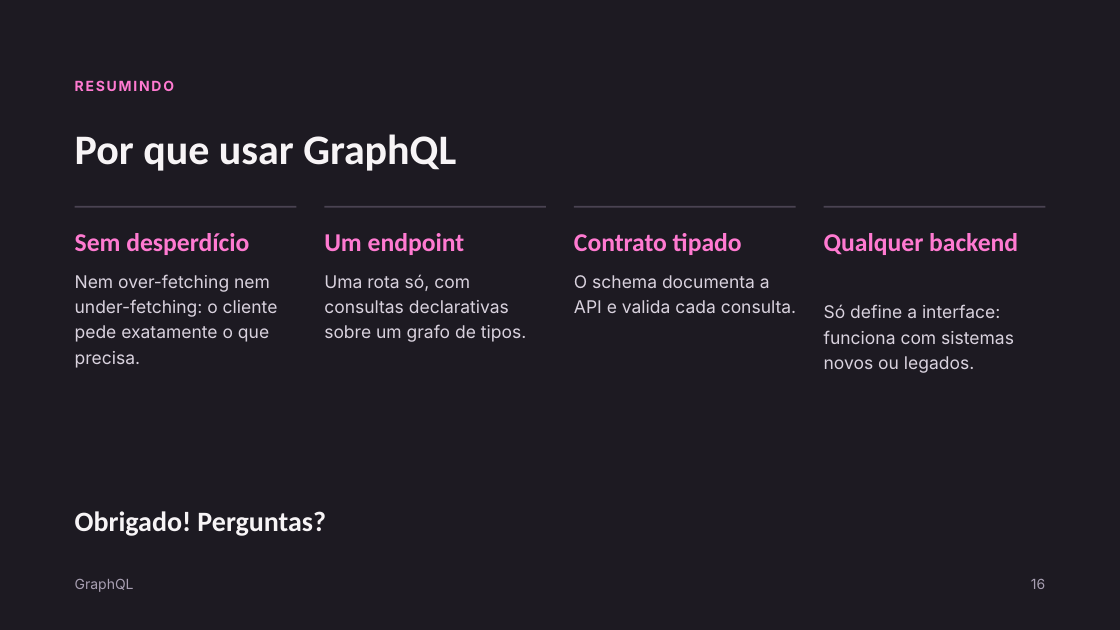
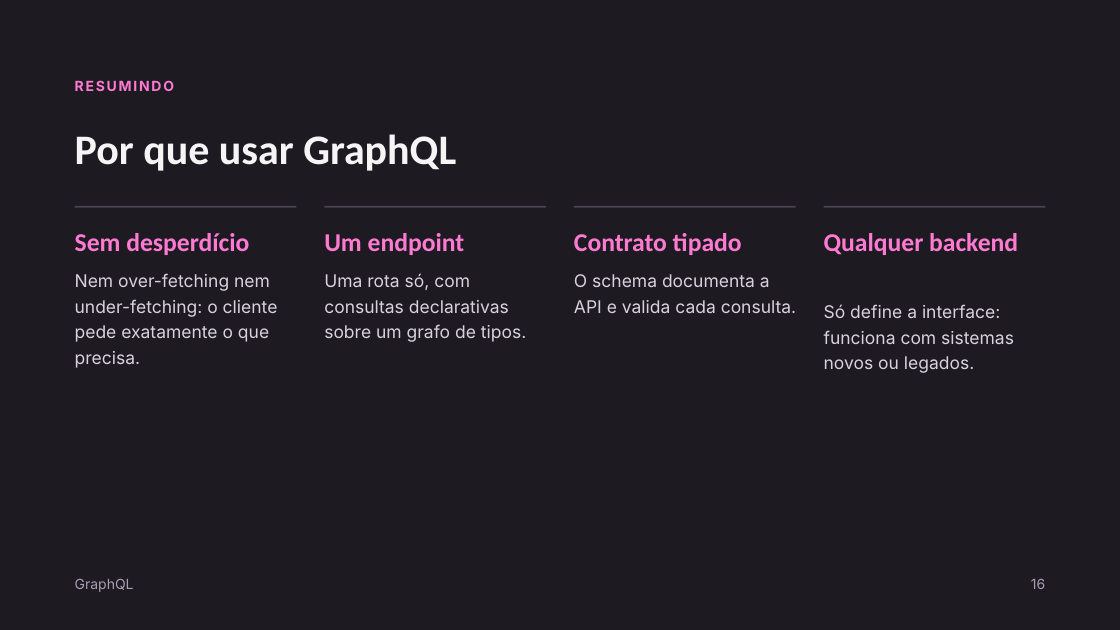
Before and after one commit to Invictus-potens/GraphQl---Sistemas-Distribuidos, a slide deck: slide 16 of GraphQL.pptx. Drawn at 1120x630 pixels with LibreOffice and Linux fonts; fonts in the diff are those of the drawing. Boxes give left, top, right and bottom in pixels: in the first picture for what was removed or moved away, otherwise in the second. Text is boxed around its words. In the diff, an @@ line names an element or a change of style, - is before the commit and + after.

```diff
--- a/GraphQL.pptx
+++ b/GraphQL.pptx
@@ text removed at <box>75,511,326,536</box> @@
-Obrigado! Perguntas?
```
Also in this commit, not shown: 4 other slides changed, 1 other file.
